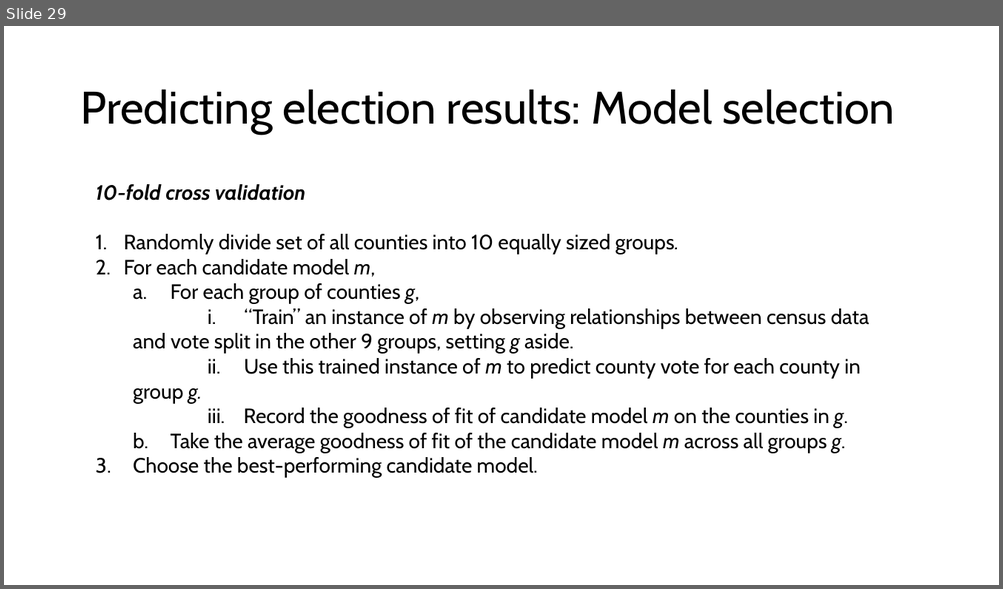
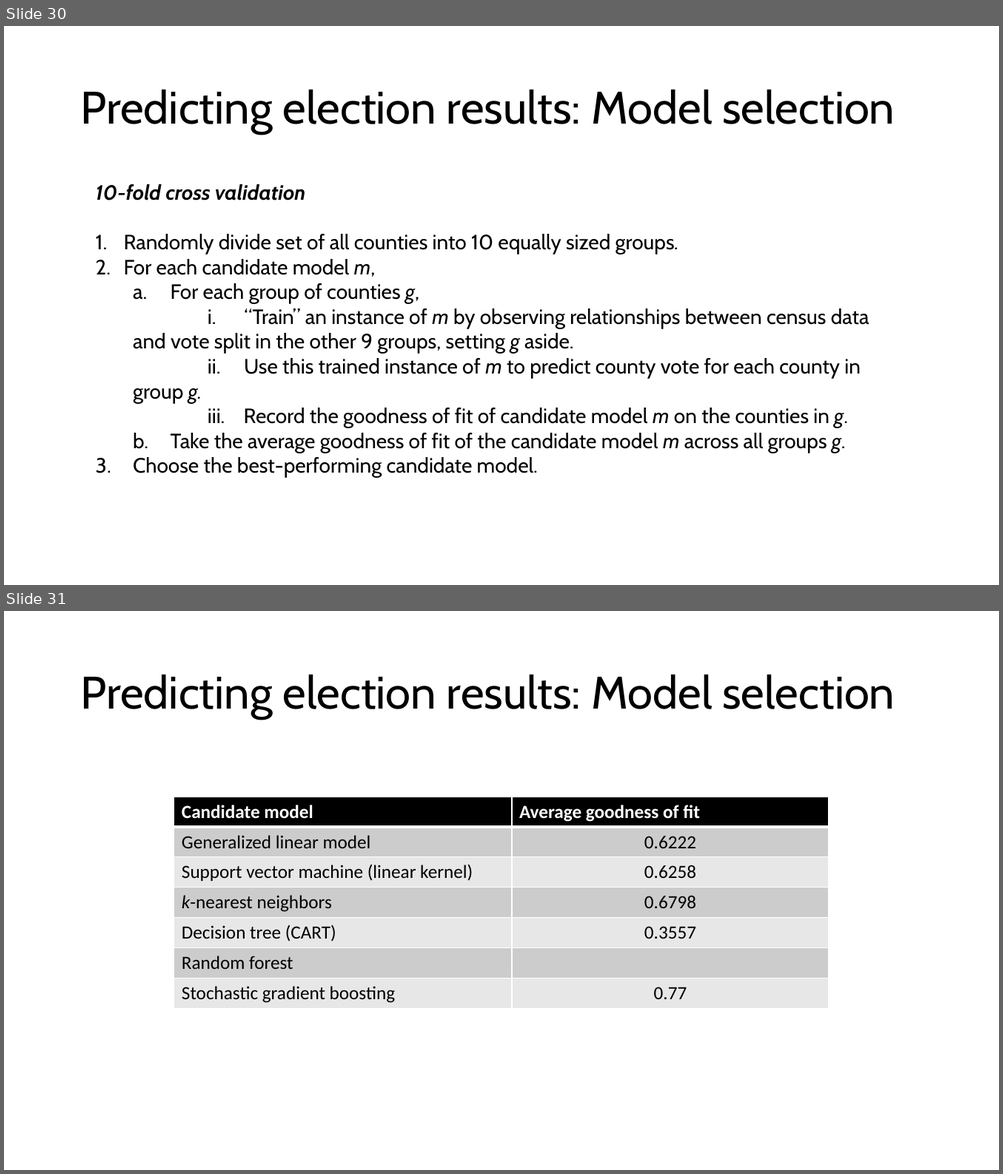
Before and after one commit to mosew/math650, a slide deck: votes/2000/Predicting 2000 Presidential Election Results.pptx. Shown one above the other, each under a label of ours: slide 29 before the commit, slides 30 and 31 after it. The pictures are 1003x589 and 1003x1174 pixels, drawn with LibreOffice and Linux fonts; fonts in the diff are those of the drawing. Boxes give left, top, right and bottom in pixels: in the first picture for what was removed or moved away, otherwise in the second. Text is boxed around its words. In the diff, an @@ line names an element or a change of style, - is before the commit and + after.

```diff
--- a/votes/2000/Predicting 2000 Presidential Election Results.pptx
+++ b/votes/2000/Predicting 2000 Presidential Election Results.pptx
@@ slide 31 added at <box>4,611,999,1170</box>, background #FFFFFF @@
@@ title added at <box>81,674,894,719</box>, 44 pt, text #000000 @@
+Predicting election results: Model selection
@@ table added at <box>174,797,829,1008</box>, 7 rows, 2 columns @@
+Candidate model | Average goodness of fit
+Generalized linear model | 0.6222
+Support vector machine (linear kernel) | 0.6258
+k-nearest neighbors | 0.6798
+Decision tree (CART) | 0.3557
+Random forest | 
+Stochastic gradient boosting | 0.77
@@ what was slide 29 is now slide 30 @@
```
Also in this commit, not shown: 8 slides changed, 1 other slide added, 1 slide removed, 7 other files.
